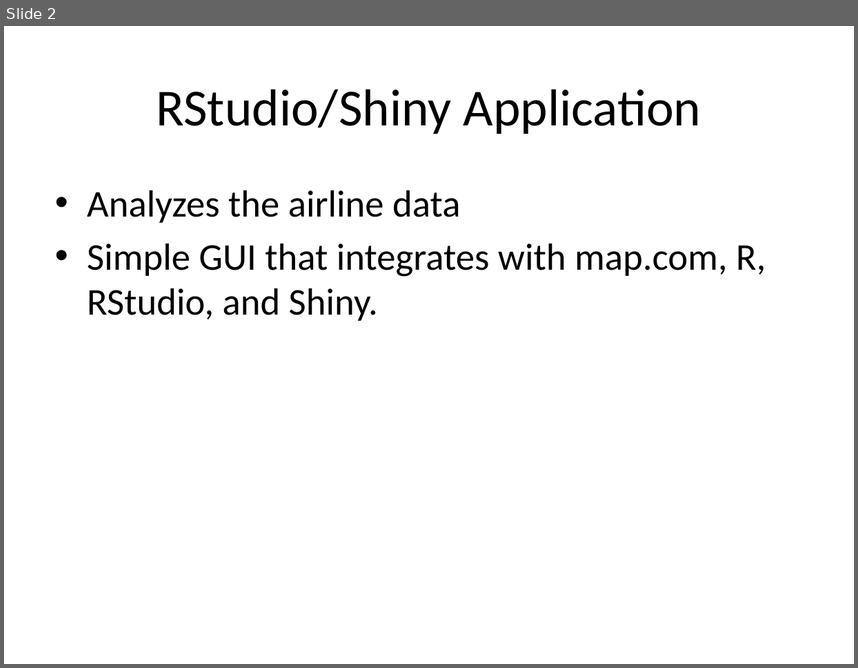
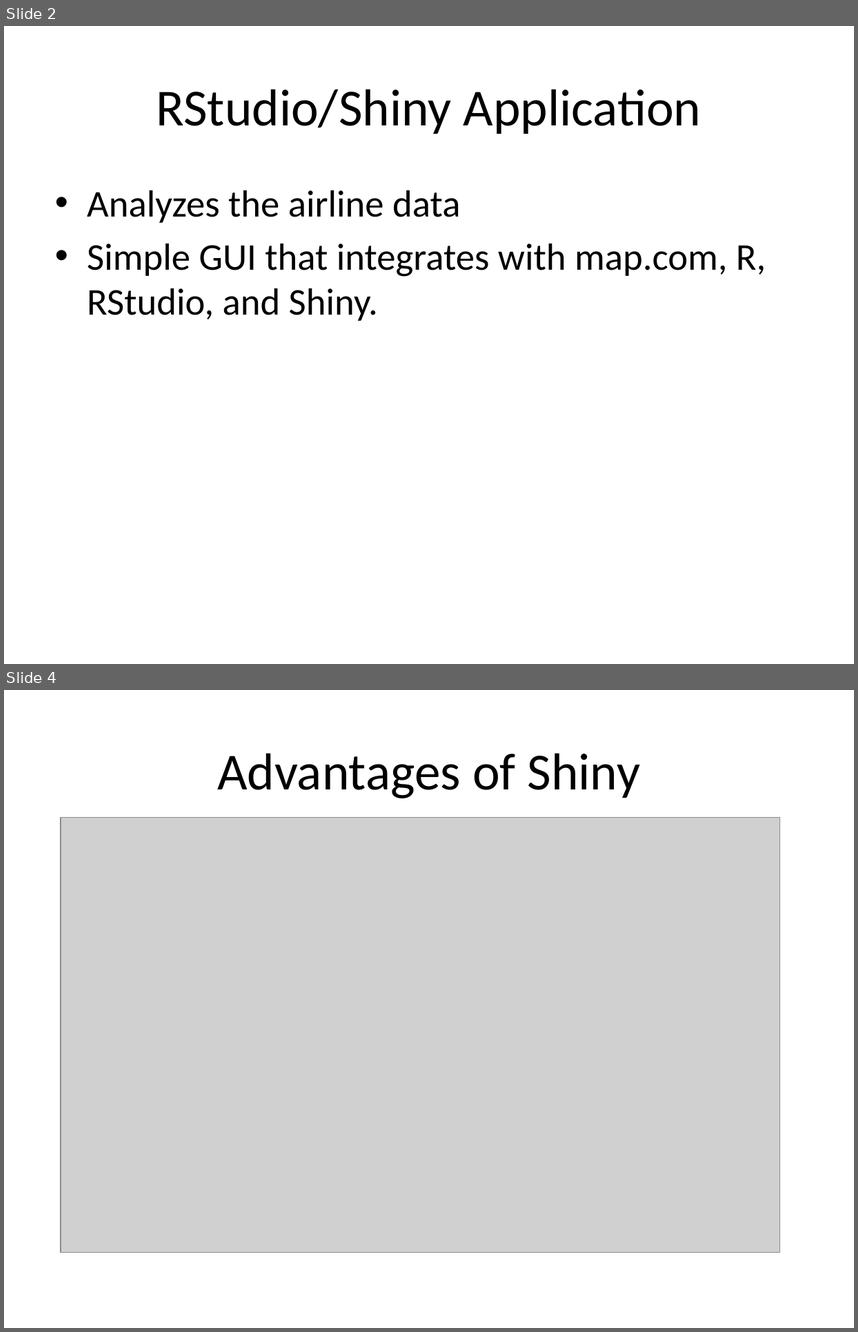
Before and after one commit to elkinst65/QTW_14, a slide deck: graphLab_Create/QTW_14.pptx. Shown one above the other, each under a label of ours: slide 2 before the commit, slides 2 and 4 after it; the slides between them are not shown. The pictures are 858x668 and 858x1332 pixels, drawn with LibreOffice and Linux fonts; fonts in the diff are those of the drawing; grey boxes stand for pictures. Boxes give left, top, right and bottom in pixels: in the first picture for what was removed or moved away, otherwise in the second. Text is boxed around its words. In the diff, an @@ line names an element or a change of style, - is before the commit and + after.

```diff
--- a/graphLab_Create/QTW_14.pptx
+++ b/graphLab_Create/QTW_14.pptx
@@ slide 4 added at [4,690,854,1328], background #FFFFFF @@
@@ title added at [217,753,641,798], 44 pt, text #000000 @@
+Advantages of Shiny
@@ picture added at [61,818,780,1252] @@
```
Also in this commit, not shown: 1 slide changed, 1 other slide added.
